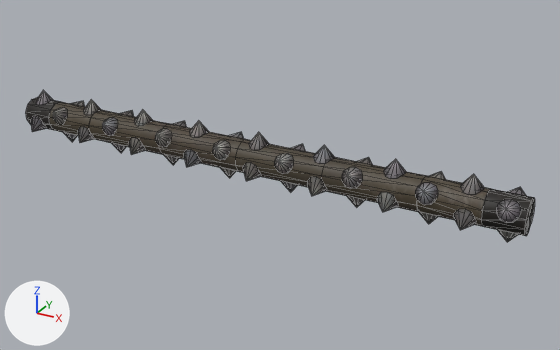
What one commit did to the FBX model Bin/Resources/Meshes/NonAnim/Bullet/RollingSpike/RollingSpike.fbx.
One viewpoint serves both versions: a camera (50 mm lens) standing at (0.0606, -0.0983, 0.0509) and looking at (0.0053, 0.0023, 0.0006). The axes (+X, +Y, +Z) are drawn at lower left. The lights are the same throughout. Both versions are drawn at the pose saved in each file; the numbers are the values there. Mesh edges are drawn as thin lines. Vertices at the same position are counted once.

Objects in the first picture: 'body__MI_RollingSpike_01'.
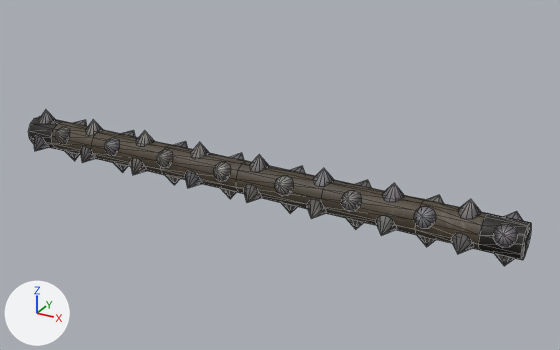
What changed in the scene script:
```text
Change me_mesh:
    used by ob_body__mi_rollingspike_01; location = (0.0, 0.0, 0.0); rotation_euler = (1.571, 0.0, 0.0), in degrees (90, 0, 0); scale = (0.01, 0.01, 0.01)
    remove me_mesh.from_pydata(...)  # 794 vertices, 792 faces; spans x -4.5..4.5, y -0.08..0.83, z -0.4..0.4
    add me_mesh.from_pydata(...)  # 770 vertices, 792 faces; spans x -4.5..4.5, y -0.46..0.46, z -0.4..0.4
    me_mesh part 1: the loose piece of 24 vertices spanning x -1.5..0.0, y 0.11..0.64, z -0.26..0.26 is moved by (0.0, -0.38, 0.0)
    me_mesh part 2: the loose piece of 24 vertices spanning x 0.0..1.5, y 0.11..0.64, z -0.26..0.26 is moved by (0.0, -0.38, 0.0)
    me_mesh part 3: the loose piece of 13 vertices spanning x -3.28..-2.95, y 0.13..0.41, z 0.1..0.4 is moved by (0.0, -0.38, 0.0)
    me_mesh part 4: the loose piece of 13 vertices spanning x -3.28..-2.95, y 0.58..0.83, z -0.16..0.16 is moved by (0.0, -0.38, 0.0)
    me_mesh part 5: the loose piece of 13 vertices spanning x -3.85..-3.52, y -0.08..0.17, z -0.16..0.16 is moved by (0.0, -0.38, 0.0)
    me_mesh part 6: the loose piece of 13 vertices spanning x -3.85..-3.52, y 0.34..0.62, z 0.1..0.4 is moved by (0.0, -0.38, 0.0)
    me_mesh part 7: the loose piece of 13 vertices spanning x -4.41..-4.09, y 0.58..0.83, z -0.16..0.16 is moved by (0.0, -0.38, 0.0)
    me_mesh part 8: the loose piece of 13 vertices spanning x -4.41..-4.09, y 0.13..0.41, z 0.1..0.4 is moved by (0.0, -0.38, 0.0)
    me_mesh part 9: the loose piece of 13 vertices spanning x -3.85..-3.52, y 0.34..0.62, z -0.4..-0.1 is moved by (0.0, -0.38, 0.0)
    me_mesh part 10: the loose piece of 13 vertices spanning x -2.15..-1.82, y 0.13..0.41, z 0.1..0.4 is moved by (0.0, -0.38, 0.0)
    me_mesh part 11: the loose piece of 13 vertices spanning x -2.15..-1.82, y 0.58..0.83, z -0.16..0.16 is moved by (0.0, -0.38, 0.0)
    me_mesh part 12: the loose piece of 13 vertices spanning x -2.71..-2.39, y 0.34..0.62, z -0.4..-0.1 is moved by (0.0, -0.38, 0.0)
    me_mesh part 13: the loose piece of 13 vertices spanning x -2.71..-2.39, y -0.08..0.17, z -0.16..0.16 is moved by (0.0, -0.38, 0.0)
    me_mesh part 14: the loose piece of 13 vertices spanning x -2.71..-2.39, y 0.34..0.62, z 0.1..0.4 is moved by (0.0, -0.38, 0.0)
    me_mesh part 15: the loose piece of 13 vertices spanning x -1.58..-1.25, y 0.34..0.62, z -0.4..-0.1 is moved by (0.0, -0.38, 0.0)
    me_mesh part 16: the loose piece of 13 vertices spanning x -1.01..-0.69, y 0.13..0.41, z 0.1..0.4 is moved by (0.0, -0.38, 0.0)
    me_mesh part 17: the loose piece of 13 vertices spanning x -1.58..-1.25, y -0.08..0.17, z -0.16..0.16 is moved by (0.0, -0.38, 0.0)
    me_mesh part 18: the loose piece of 13 vertices spanning x -1.58..-1.25, y 0.34..0.62, z 0.1..0.4 is moved by (0.0, -0.38, 0.0)
    me_mesh part 19: the loose piece of 13 vertices spanning x -0.45..-0.12, y 0.34..0.62, z 0.1..0.4 is moved by (0.0, -0.38, 0.0)
    me_mesh part 20: the loose piece of 13 vertices spanning x -0.45..-0.12, y -0.08..0.17, z -0.16..0.16 is moved by (0.0, -0.38, 0.0)
    me_mesh part 21: the loose piece of 13 vertices spanning x -0.45..-0.12, y 0.34..0.62, z -0.4..-0.1 is moved by (0.0, -0.38, 0.0)
    me_mesh part 22: the loose piece of 13 vertices spanning x -1.01..-0.69, y 0.58..0.83, z -0.16..0.16 is moved by (0.0, -0.38, 0.0)
    me_mesh part 23: the loose piece of 13 vertices spanning x 1.25..1.58, y 0.58..0.83, z -0.16..0.16 is moved by (0.0, -0.38, 0.0)
    me_mesh part 24: the loose piece of 13 vertices spanning x 1.25..1.58, y 0.13..0.41, z 0.1..0.4 is moved by (0.0, -0.38, 0.0)
    me_mesh part 25: the loose piece of 13 vertices spanning x 0.69..1.01, y 0.34..0.62, z 0.1..0.4 is moved by (0.0, -0.38, 0.0)
    me_mesh part 26: 20 loose pieces with 260 vertices, spanning x 0.12..4.41, y -0.08..0.83, z -0.4..0.4, are deleted
    me_mesh part 27: 61 vertices removed from x 1.5..4.5, y 0.11..0.64, z -0.26..0.26; 309 vertices added at x 0.12..4.5, y -0.46..0.46, z -0.4..0.4
    me_mesh part 28: 61 vertices removed from x -4.5..-1.5, y 0.11..0.64, z -0.26..0.26; 49 vertices added at x -4.5..-1.5, y -0.26..0.26, z -0.26..0.26
```

Pixel boxes [x1, y1, x2, y2] of what changed, in the pictures (560 x 350 px; the box of a moved part takes in the faces that stretch with it):
'body__MI_RollingSpike_01', reshaped
    before: [26, 90, 535, 242]
    after: [28, 110, 531, 266]
part 1 of me_mesh, moved or reshaped
    before: [158, 124, 245, 172]
    after: [160, 145, 245, 192]
part 2 of me_mesh, moved or reshaped
    before: [235, 139, 324, 187]
    after: [236, 161, 324, 209]
part 3 of me_mesh, moved or reshaped
    before: [78, 126, 94, 143]
    after: [80, 146, 96, 163]
part 4 of me_mesh, moved or reshaped
    before: [83, 99, 101, 115]
    after: [86, 119, 103, 135]
part 5 of me_mesh, moved or reshaped
    before: [63, 132, 78, 142]
    after: [65, 151, 79, 161]
part 6 of me_mesh, moved or reshaped
    before: [53, 107, 67, 125]
    after: [55, 127, 70, 144]
part 7 of me_mesh, moved or reshaped
    before: [36, 90, 53, 105]
    after: [39, 110, 56, 125]
part 8 of me_mesh, moved or reshaped
    before: [31, 116, 46, 132]
    after: [33, 135, 48, 151]
part 9 of me_mesh, moved or reshaped
    before: [71, 101, 85, 107]
    after: [73, 120, 87, 126]
part 10 of me_mesh, moved or reshaped
    before: [129, 138, 145, 155]
    after: [130, 158, 147, 175]
part 11 of me_mesh, moved or reshaped
    before: [134, 110, 153, 126]
    after: [136, 130, 154, 147]
part 12 of me_mesh, moved or reshaped
    before: [120, 110, 134, 117]
    after: [122, 130, 135, 137]
part 13 of me_mesh, moved or reshaped
    before: [112, 143, 127, 153]
    after: [114, 163, 128, 173]
part 14 of me_mesh, moved or reshaped
    before: [102, 118, 118, 136]
    after: [104, 138, 119, 156]
part 15 of me_mesh, moved or reshaped
    before: [173, 121, 186, 127]
    after: [175, 141, 187, 148]
part 16 of me_mesh, moved or reshaped
    before: [184, 150, 201, 167]
    after: [185, 171, 202, 188]
part 17 of me_mesh, moved or reshaped
    before: [163, 154, 179, 165]
    after: [165, 175, 180, 185]
part 18 of me_mesh, moved or reshaped
    before: [155, 129, 172, 147]
    after: [156, 150, 173, 168]
part 19 of me_mesh, moved or reshaped
    before: [212, 140, 230, 160]
    after: [213, 162, 231, 182]
part 20 of me_mesh, moved or reshaped
    before: [220, 167, 236, 178]
    after: [220, 188, 236, 199]
part 21 of me_mesh, moved or reshaped
    before: [230, 132, 243, 139]
    after: [230, 153, 244, 160]
part 22 of me_mesh, moved or reshaped
    before: [189, 120, 209, 138]
    after: [190, 142, 209, 159]
part 23 of me_mesh, moved or reshaped
    before: [313, 145, 335, 164]
    after: [313, 168, 334, 187]
part 24 of me_mesh, moved or reshaped
    before: [307, 177, 327, 196]
    after: [307, 199, 326, 219]
